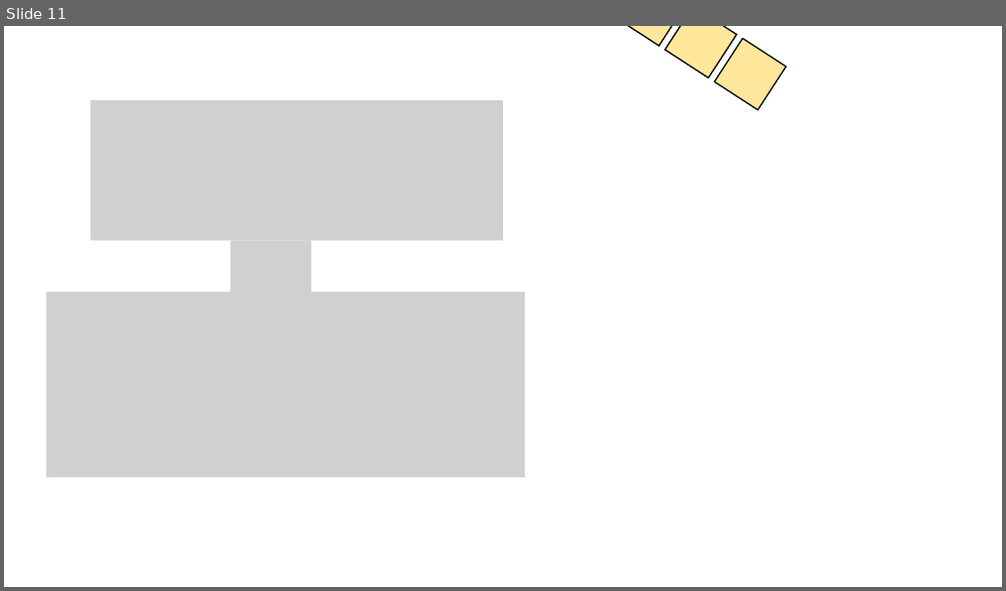
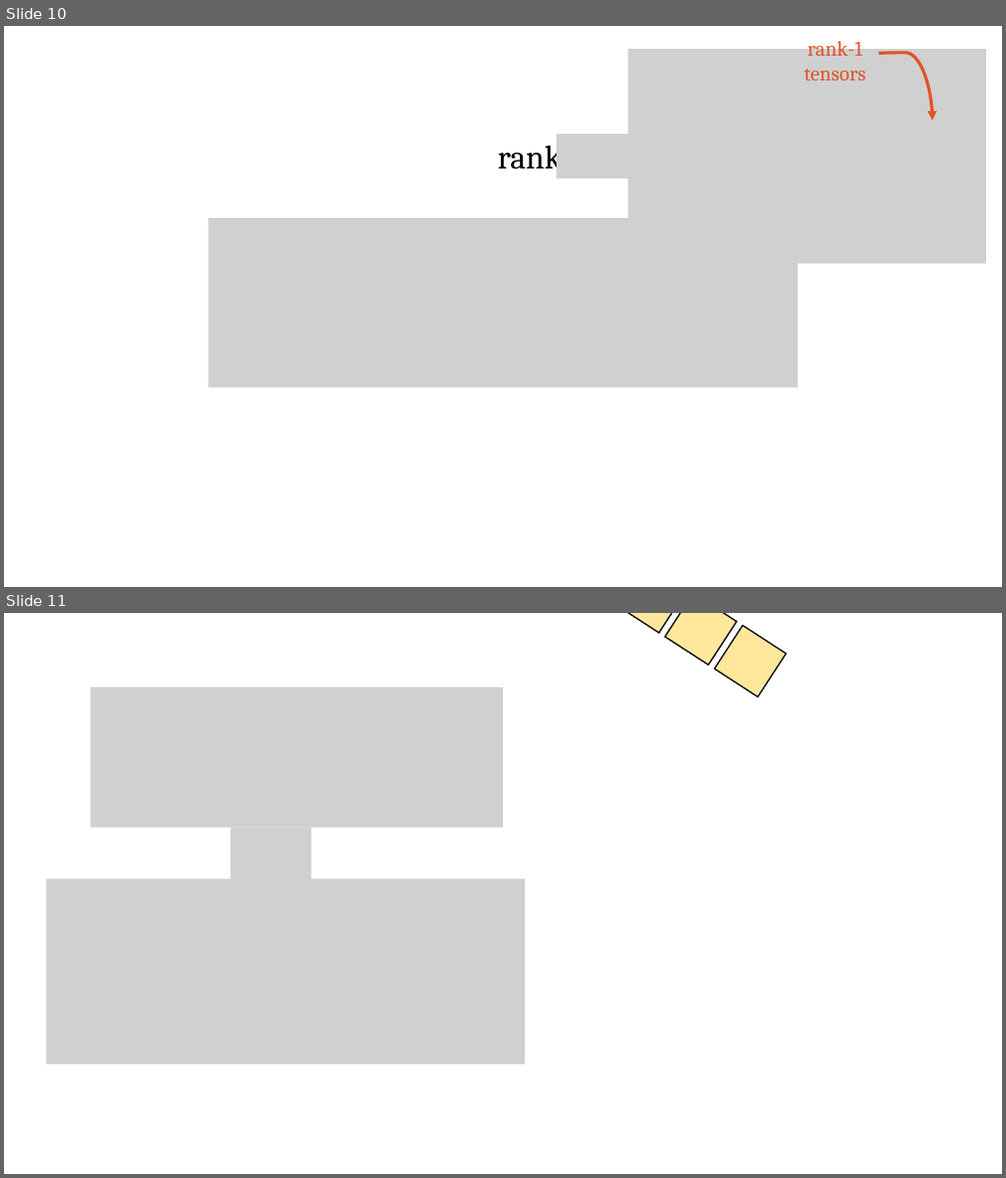
Before and after one commit to pw384/pw384.github.io, a slide deck: assets/slides/beyond-bilinearity-ccc.pptx. Shown one above the other, each under a label of ours: slide 11 before the commit, slides 10 and 11 after it. The pictures are 1006x591 and 1006x1178 pixels, drawn with LibreOffice and Linux fonts; fonts in the diff are those of the drawing; grey boxes stand for pictures; background and template pictures are left out. Boxes give left, top, right and bottom in pixels: in the first picture for what was removed or moved away, otherwise in the second. Text is boxed around its words. In the diff, an @@ line names an element or a change of style, - is before the commit and + after.

```diff
--- a/assets/slides/beyond-bilinearity-ccc.pptx
+++ b/assets/slides/beyond-bilinearity-ccc.pptx
@@ slide 10 added at (4, 26, 1002, 587), background #FFFFFF @@
@@ picture added at (629, 49, 986, 264) @@
@@ text added at (804, 36, 866, 80), 20 pt, text #DF5327 @@
+rank-1 tensors
@@ curved arrow added from (879, 53) to (933, 120), #DF5327 3 pt @@
@@ text added at (498, 139, 562, 177), 32 pt, text #000000 @@
+rank
@@ picture added at (556, 134, 647, 178) @@
@@ picture added at (789, 134, 835, 178) @@
@@ picture added at (915, 134, 959, 178) @@
@@ picture added at (208, 218, 798, 387) @@
```
Also in this commit, not shown: 3 slides changed, 1 other slide added, 2 slides removed, 1 other file.
